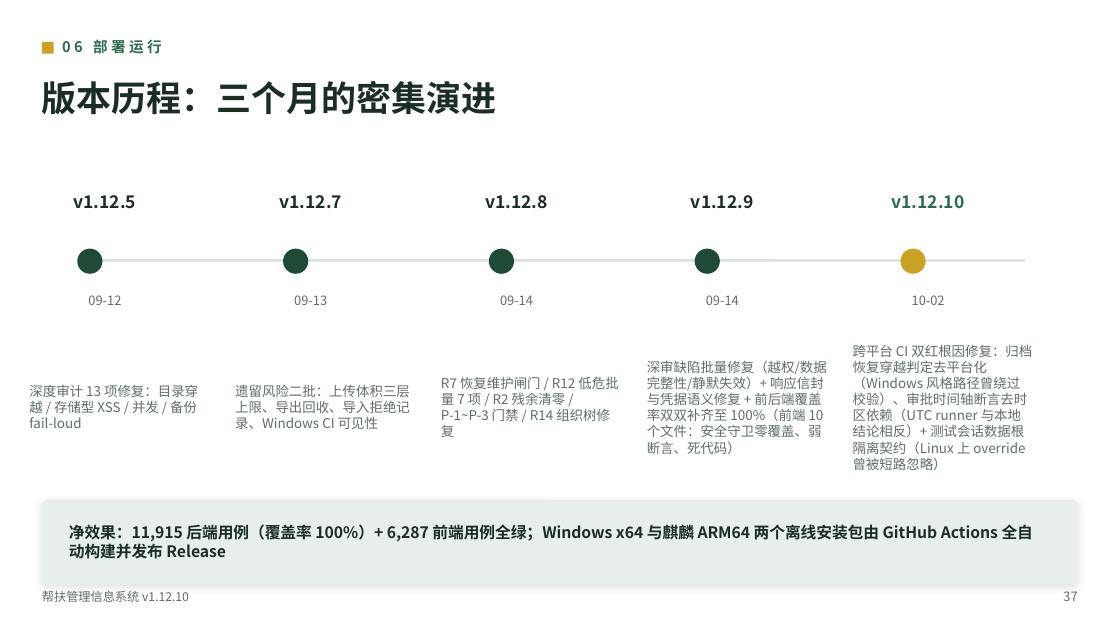
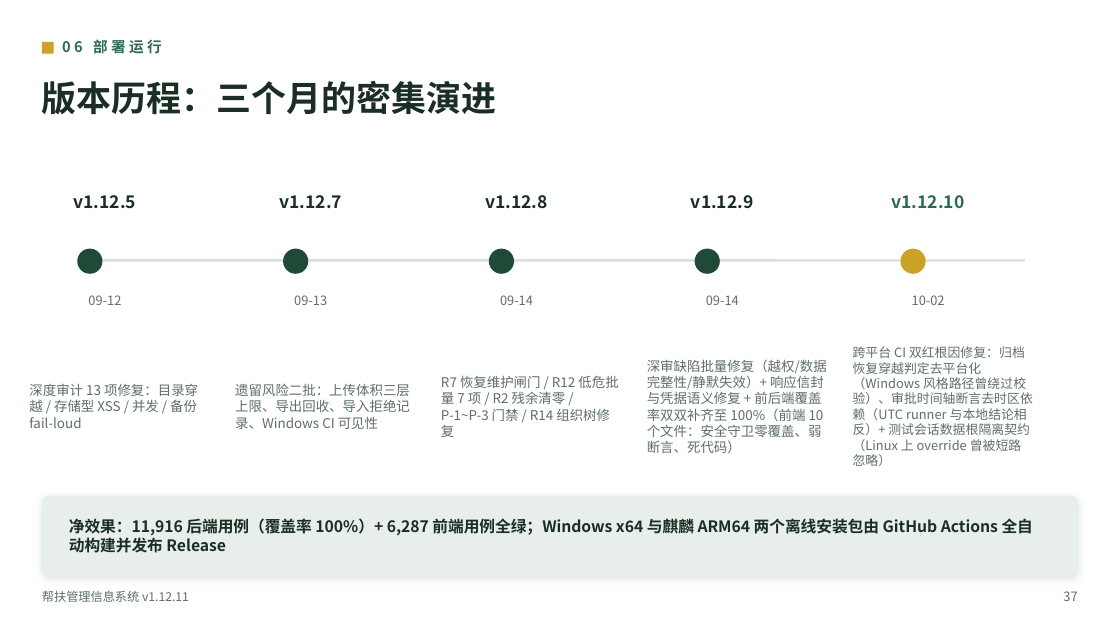
Before and after one commit to lzh745200/MRRS, a slide deck: slide 39 of docs/帮扶管理信息系统介绍.pptx. Drawn at 1120x630 pixels with LibreOffice and Linux fonts; fonts in the diff are those of the drawing. Boxes give left, top, right and bottom in pixels: in the first picture for what was removed or moved away, otherwise in the second. Text is boxed around its words. In the diff, an @@ line names an element or a change of style, - is before the commit and + after.

Commit message:
fix(ppt): PPT 文本自适应布局消除溢出 + 版本与测试数字口径统一

```diff
--- a/docs/帮扶管理信息系统介绍.pptx
+++ b/docs/帮扶管理信息系统介绍.pptx
@@ text "跨平台 CI 双红根因修复：归档恢复穿越判定去平台化（Windows 风格路径曾绕过校验）、审批时间轴断言去时区依赖（U ..." at (x1=853, y1=346, x2=1033, y2=466): size 11.5 to 11 pt @@
@@ rounded rectangle resized from (x1=42, y1=500, x2=1078, y2=584) to (x1=42, y1=496, x2=1078, y2=576) @@
@@ rounded rectangle at (x1=42, y1=496, x2=1078, y2=576): proportions changed @@
@@ text at (x1=69, y1=516, x2=1033, y2=553): text changed @@
-净效果：11,915 后端用例（覆盖率 100%）+ 6,287 前端用例全绿；Windows x64 与麒麟 ARM64 两个离线安装包由 GitHub Actions 全自动构建并发布 Release
+净效果：11,916 后端用例（覆盖率 100%）+ 6,287 前端用例全绿；Windows x64 与麒麟 ARM64 两个离线安装包由 GitHub Actions 全自动构建并发布 Release
@@ text at (x1=42, y1=590, x2=189, y2=602): text changed @@
-帮扶管理信息系统 v1.12.10
+帮扶管理信息系统 v1.12.11
```
Also in this commit, not shown: 40 other slides changed, 2 other files.
